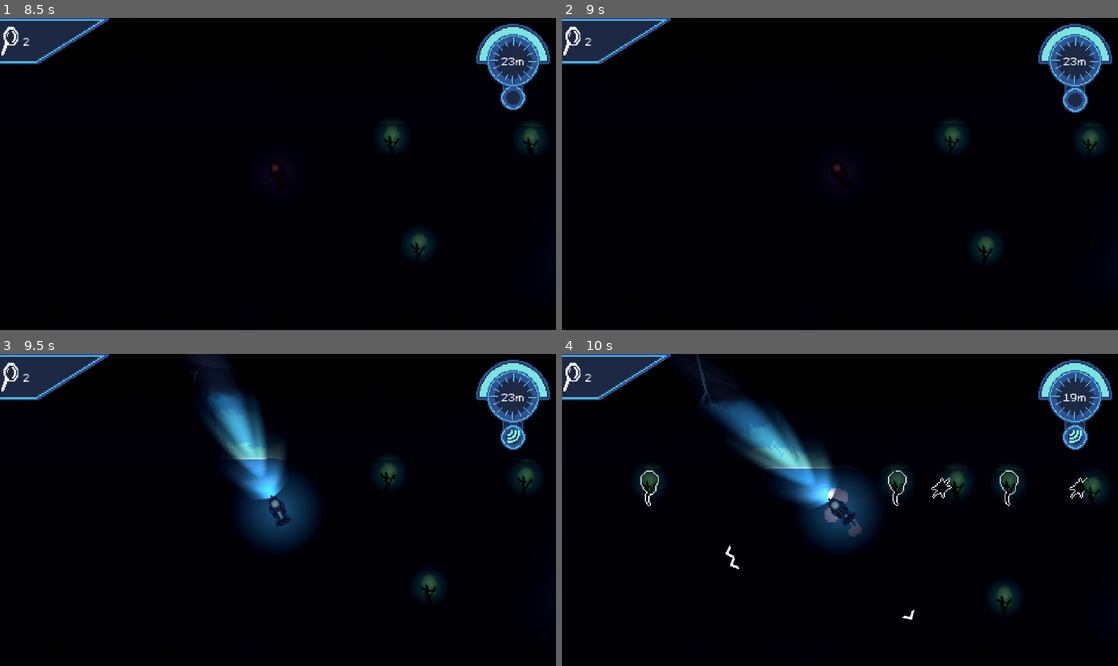
Above: before the commit, frames 1-4 (two rows, left to right).
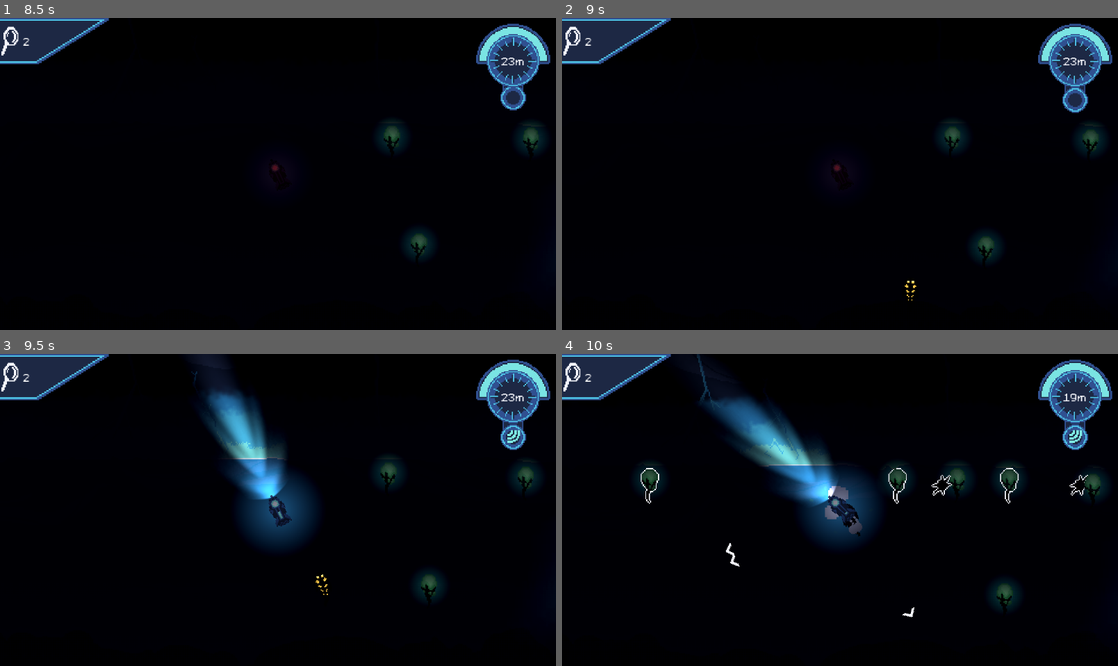
Above: after the commit, the same moments.

Repository: austingwatson/Depths
Game: Godot game, scene res://scenes/game.tscn
Same seed, same stepped clock (60 frames per second), same inputs: the game is played once before the commit and once after it. This scene is started directly instead of the project's main scene. Sound files missing from this copy of the repository are replaced by a short silence.
Inputs (mouse positions are in pixels of both pictures, inside the frame that each line leads up to):
- Up to frame 1 (8.5 s): tap Enter at 0.5 s; move the mouse to (250, 236) at 0.52 s; hold Space (thrust) 0.53-2.03 s; tap Mouse wheel down (change_weapon_down) at 0.6, 4.35, 8.1 s; click (250, 236) at 0.67 s; move the mouse to (444, 220) at 1.27 s; tap Mouse wheel up (change_weapon_up) at 1.35, 5.1 s; move the mouse to (111, 127) at 2.02 s; hold Right mouse button (rotate) 2.03-2.78 s; move the mouse to (305, 174) at 2.77 s; click (305, 174) at 2.85 s; move the mouse to (194, 96) at 3.52 s; tap Shift (sonar) at 3.6, 7.35 s; move the mouse to (400, 158) at 4.27 s; hold Space (thrust) 4.28-8.03 s; move the mouse to (166, 189) at 5.02 s; click (166, 189) at 5.17 s; move the mouse to (333, 105) at 5.77 s; right-click (333, 105) at 5.85 s; move the mouse to (250, 236) at 6.52 s; click (250, 236) at 6.6 s; move the mouse to (444, 220) at 7.27 s; click (444, 220) at 7.42 s; move the mouse to (111, 127) at 8.02 s
- Up to frame 2 (9 s): move the mouse to (867, 174) at 8.77 s; tap Mouse wheel up (change_weapon_up) at 8.85 s
- Up to frame 3 (9.5 s): no input
- Up to frame 4 (10 s): move the mouse to (756, 432) at 9.52 s; hold Space (thrust) from 9.53 s (still down); hold Right mouse button (rotate) from 9.53 s (still down); click (756, 432) at 9.67 s

Frame 1 is identical in both runs. In frame 2, less than 0.1% of the frame differs, in the area x 61-64%, y 84-91%; in frame 3, less than 0.1%; in frame 4, 1.9%, in the area x 14-97%, y 0-86%.

Commit message:
hunter fish 2.0

Diff:
--- a/resources/move_player.tres
+++ b/resources/move_player.tres
@@ -4,7 +4,7 @@
 
 [resource]
 script = ExtResource("1_1v6vs")
-max_speed = 350.0
+max_speed = 400.0
 acceleration = 50.0
 deceleration = 300.0
 rotation_speed = 2.5
--- a/resources/move_rand.tres
+++ b/resources/move_rand.tres
@@ -6,6 +6,6 @@
 script = ExtResource("1_6f32e")
 max_speed = 150.0
 acceleration = 50.0
-deceleration = 300.0
+deceleration = 25.0
 rotation_speed = 5.0
 metadata/_custom_type_script = "uid://xwfqagtgp7g5"
--- a/scenes/entity/actor/hunter_fish.tscn
+++ b/scenes/entity/actor/hunter_fish.tscn
@@ -9,6 +9,7 @@
 [ext_resource type="Resource" uid="uid://5etm0anracyi" path="res://resources/move_player.tres" id="3_ymxha"]
 [ext_resource type="Resource" uid="uid://wsb55dgirstk" path="res://resources/attack.tres" id="4_512ls"]
 [ext_resource type="PackedScene" uid="uid://djbrnjtvjpjmt" path="res://scenes/component/detection.tscn" id="6_ce58k"]
+[ext_resource type="PackedScene" uid="uid://b0foxywnu3rrx" path="res://scenes/component/hit_box.tscn" id="10_ymxha"]
 
 [sub_resource type="AtlasTexture" id="AtlasTexture_0xpfh"]
 atlas = ExtResource("1_p6sfq")
@@ -117,16 +118,19 @@
 [sub_resource type="RectangleShape2D" id="RectangleShape2D_mrtdc"]
 size = Vector2(32, 16)
 
-[sub_resource type="CircleShape2D" id="CircleShape2D_4cvhp"]
+[sub_resource type="CircleShape2D" id="CircleShape2D_ymxha"]
 radius = 150.0
+
+[sub_resource type="ConvexPolygonShape2D" id="ConvexPolygonShape2D_ymxha"]
+points = PackedVector2Array(0, 0, 15, -15, 15, 15)
 
 [node name="HunterFish" type="Node2D" groups=["Fish"]]
 script = ExtResource("1_snnp5")
 base = ExtResource("2_0xpfh")
 move_to_player = ExtResource("3_ymxha")
 attack = ExtResource("4_512ls")
-attack_range = 75.0
-attack_fov_angle = 15.0
+attack_range = 100.0
+attack_fov_angle = 25.0
 
 [node name="Movement" parent="." node_paths=PackedStringArray("entity") instance=ExtResource("2_vbyxb")]
 entity = NodePath("..")
@@ -155,14 +159,31 @@
 visible = false
 collision_layer = 4
 collision_mask = 2
-shape = SubResource("CircleShape2D_4cvhp")
+shape = SubResource("CircleShape2D_ymxha")
+
+[node name="HitBox" parent="." instance=ExtResource("10_ymxha")]
+position = Vector2(15, 0)
+collision_layer = 4
+collision_mask = 2
+damage = 1
+shape = SubResource("ConvexPolygonShape2D_ymxha")
 
 [node name="IdleTimer" type="Timer" parent="."]
 wait_time = 0.5
+one_shot = true
 autostart = true
 
+[node name="AttackTimer" type="Timer" parent="."]
+one_shot = true
+
+[node name="AttackMoveTimer" type="Timer" parent="."]
+one_shot = true
+
 [connection signal="dead" from="HurtBox" to="." method="_on_hurt_box_dead"]
-[connection signal="hurt" from="HurtBox" to="." method="_on_hurt_box_hurt"]
 [connection signal="pinged" from="HurtBox" to="." method="_on_hurt_box_pinged"]
 [connection signal="detected" from="PlayerDetection" to="." method="_on_player_detection_detected"]
+[connection signal="lost" from="PlayerDetection" to="." method="_on_player_detection_lost"]
+[connection signal="hit" from="HitBox" to="." method="_on_hit_box_hit"]
 [connection signal="timeout" from="IdleTimer" to="." method="_on_idle_timer_timeout"]
+[connection signal="timeout" from="AttackTimer" to="." method="_on_attack_timer_timeout"]
+[connection signal="timeout" from="AttackMoveTimer" to="." method="_on_attack_move_timer_timeout"]
--- a/scripts/entity/actor/hunter_fish.gd
+++ b/scripts/entity/actor/hunter_fish.gd
@@ -6,6 +6,7 @@
 	MOVE_RAND,
 	MOVE_TO_PLAYER,
 	ATTACK,
+	ATTACK_MOVE,
 }
 
 @export var base: HunterFishMovement
@@ -16,6 +17,10 @@
 @onready var movement := $Movement
 @onready var fish_sprite := $FishSprite
 @onready var idle_timer := $IdleTimer
+@onready var hit_box := $HitBox
+@onready var player_detection := $PlayerDetection
+@onready var attack_move_timer := $AttackMoveTimer
+@onready var attack_timer := $AttackTimer
 var direction := Vector2.ZERO
 var state := State.IDLE
 var target_position := Vector2.ZERO
@@ -25,23 +30,23 @@
 func _ready() -> void:
 	set_base_movement()
 	attack_fov_angle = deg_to_rad(attack_fov_angle)
+	hit_box.disable()
 
 
 func _physics_process(delta: float) -> void:
-	print(state)
+	#print(state)
 	match state:
 		State.IDLE:
 			movement.stop(direction, delta)
-			idle_timer.paused = false
 		State.MOVE_RAND:
 			movement.move(direction, delta)
 			movement.turn(target_position, delta)
 			if global_position.distance_to(target_position) <= 10.0:
 				state = State.IDLE
+				idle_timer.start()
 		State.MOVE_TO_PLAYER:
 			target_position = player.global_position
 			direction = global_position.direction_to(target_position)
-			movement.move(direction, delta)
 			movement.turn(target_position, delta)
 
 			if global_position.distance_to(target_position) < attack_range:
@@ -50,8 +55,15 @@
 				if is_looking_at_player:
 					set_attack_movement()
 					state = State.ATTACK
+					player_detection.disable()
+					hit_box.enable()
+					attack_timer.start()
+			else:
+				movement.move(direction, delta)
 		State.ATTACK:
 			movement.move(direction, delta)
+		State.ATTACK_MOVE:
+			movement.stop(direction, delta)
 
 
 func set_base_movement() -> void:
@@ -81,10 +93,6 @@
 	queue_free()
 
 
-func _on_hurt_box_hurt(max_health: int, health: int) -> void:
-	pass # Replace with function body.
-
-
 func _on_hurt_box_pinged(global_position: Vector2) -> void:
 	fish_sprite.pinged(global_position)
 
@@ -96,11 +104,33 @@
 		direction = global_position.direction_to(target_position)
 		state = State.MOVE_TO_PLAYER
 		set_move_player_movement()
+		idle_timer.stop()
+		fish_sprite.show_eyes()
 
 
 func _on_idle_timer_timeout() -> void:
-	idle_timer.paused = true
-	if state == State.IDLE:
-		target_position = global_position + Vector2(randf_range(-1000, 1000), randf_range(-1000, 1000))
-		direction = global_position.direction_to(target_position)
-		state = State.MOVE_RAND
+	target_position = global_position + Vector2(randf_range(-1000, 1000), randf_range(-1000, 1000))
+	direction = global_position.direction_to(target_position)
+	state = State.MOVE_RAND
+	set_base_movement()
+
+
+func _on_hit_box_hit(_global_position: Vector2) -> void:
+	hit_box.disable()
+	set_base_movement()
+	state = State.ATTACK_MOVE
+	attack_move_timer.start()
+	fish_sprite.hide_eyes()
+
+
+func _on_attack_move_timer_timeout() -> void:
+	idle_timer.start()
+	player_detection.enable()
+
+
+func _on_player_detection_lost(_entity: Node2D) -> void:
+	set_base_movement()
+
+
+func _on_attack_timer_timeout() -> void:
+	_on_hit_box_hit(global_position)
Not shown: 1 places in scenes/entity/actor/hunter_fish.tscn that only renumber resources
